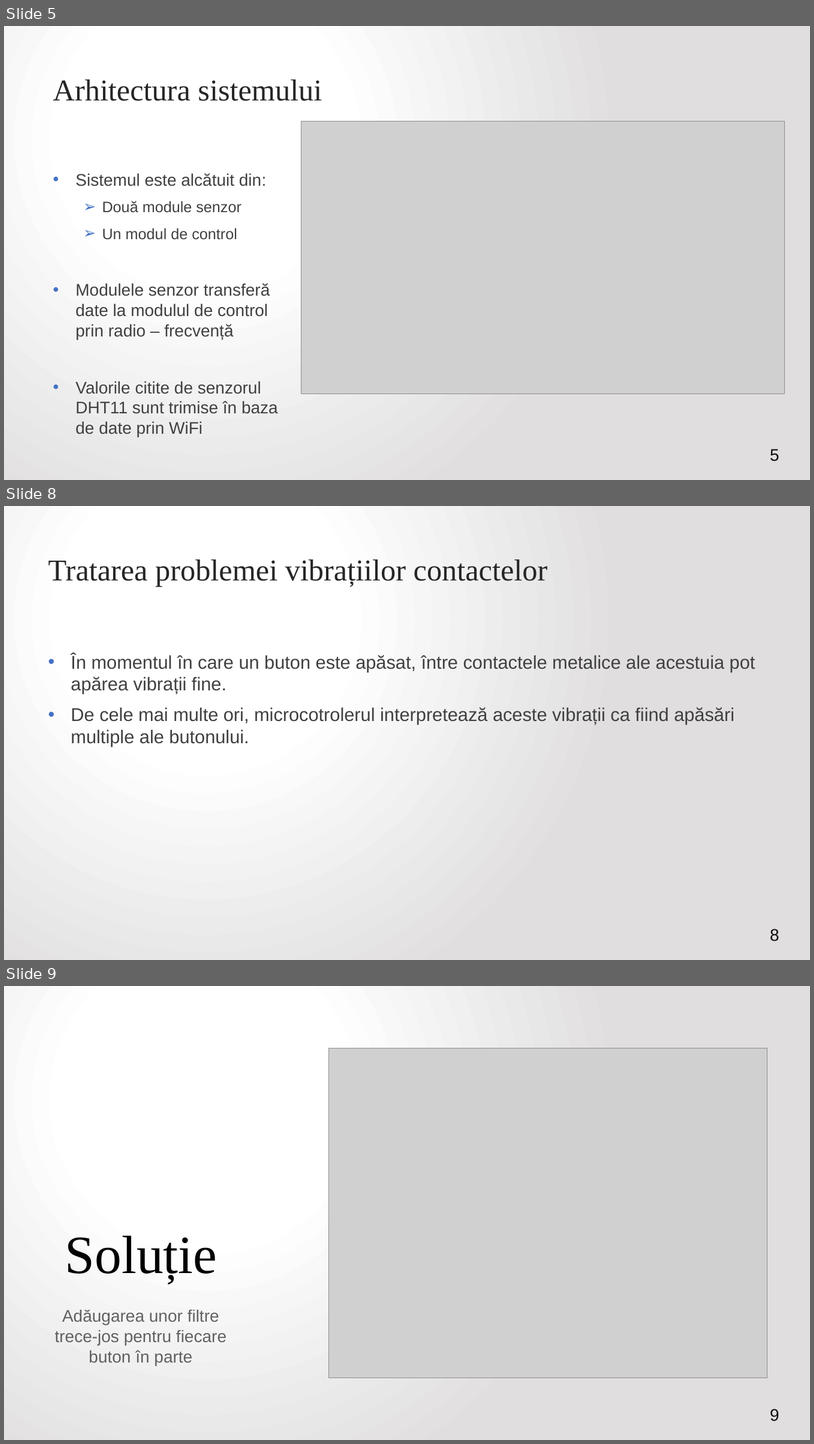
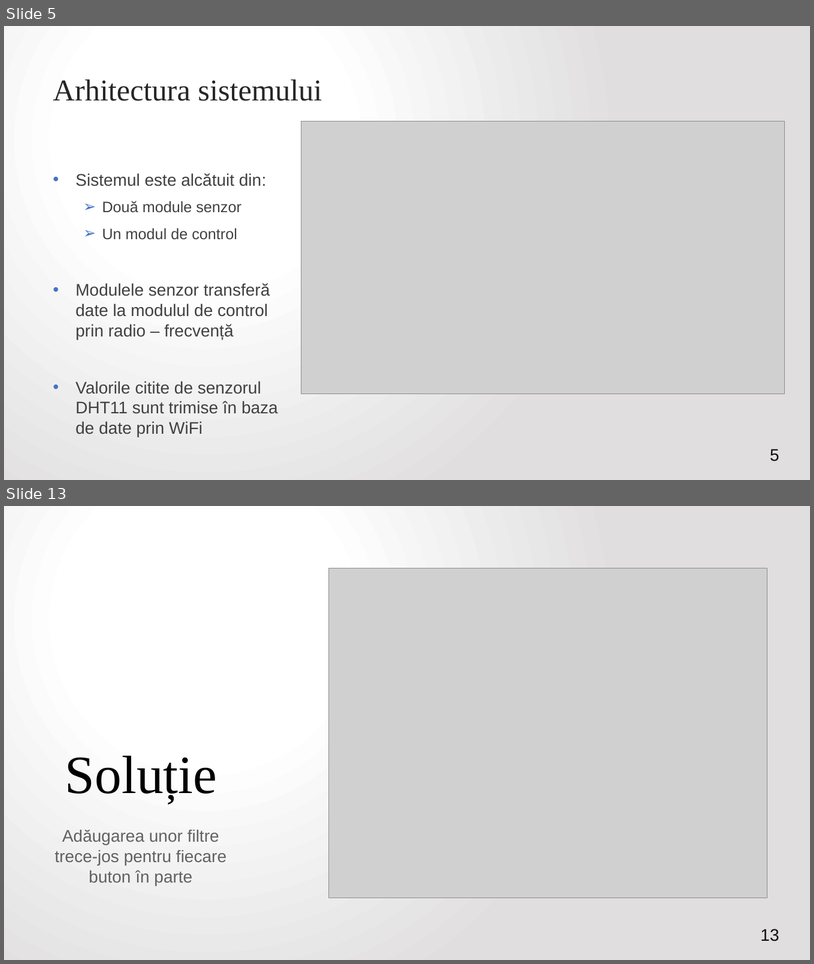
Before and after one commit to VitomirDragan/TemperatureManagement-IOT-, a slide deck: Prezentare/Termostat inteligent controlat printr-o aplicație web.pptx. Shown one above the other, each under a label of ours: slides 5, 8 and 9 before the commit, slides 5 and 13 after it; the slides between them are not shown. The pictures are 814x1444 and 814x964 pixels, drawn with LibreOffice and Linux fonts; fonts in the diff are those of the drawing; grey boxes stand for pictures; background and template pictures are left out. Boxes give left, top, right and bottom in pixels: in the first picture for what was removed or moved away, otherwise in the second. Text is boxed around its words. In the diff, an @@ line names an element or a change of style, - is before the commit and + after.

```diff
--- a/Prezentare/Termostat inteligent controlat printr-o aplicație web.pptx
+++ b/Prezentare/Termostat inteligent controlat printr-o aplicație web.pptx
@@ slide 8 removed at [4,506,810,960], background picture (left out) @@
@@ title removed at [48,559,548,586] @@
-Tratarea problemei vibrațiilor contactelor
@@ text removed at [71,654,756,747] @@
-• În momentul în care un buton este apăsat, între contactele metalice ale acestuia pot apărea vibrații fine.
-• De cele mai multe ori, microcotrolerul interpretează aceste vibrații ca fiind apăsări multiple ale butonului.
@@ page number removed at [770,928,780,941] @@
-8
@@ what was slide 9 is now slide 13 @@
@@ page number at [761,928,779,941]: text changed @@
-9
+13
```
Also in this commit, not shown: 2 slides changed, 6 slides added, 1 other slide removed, 2 other files.
